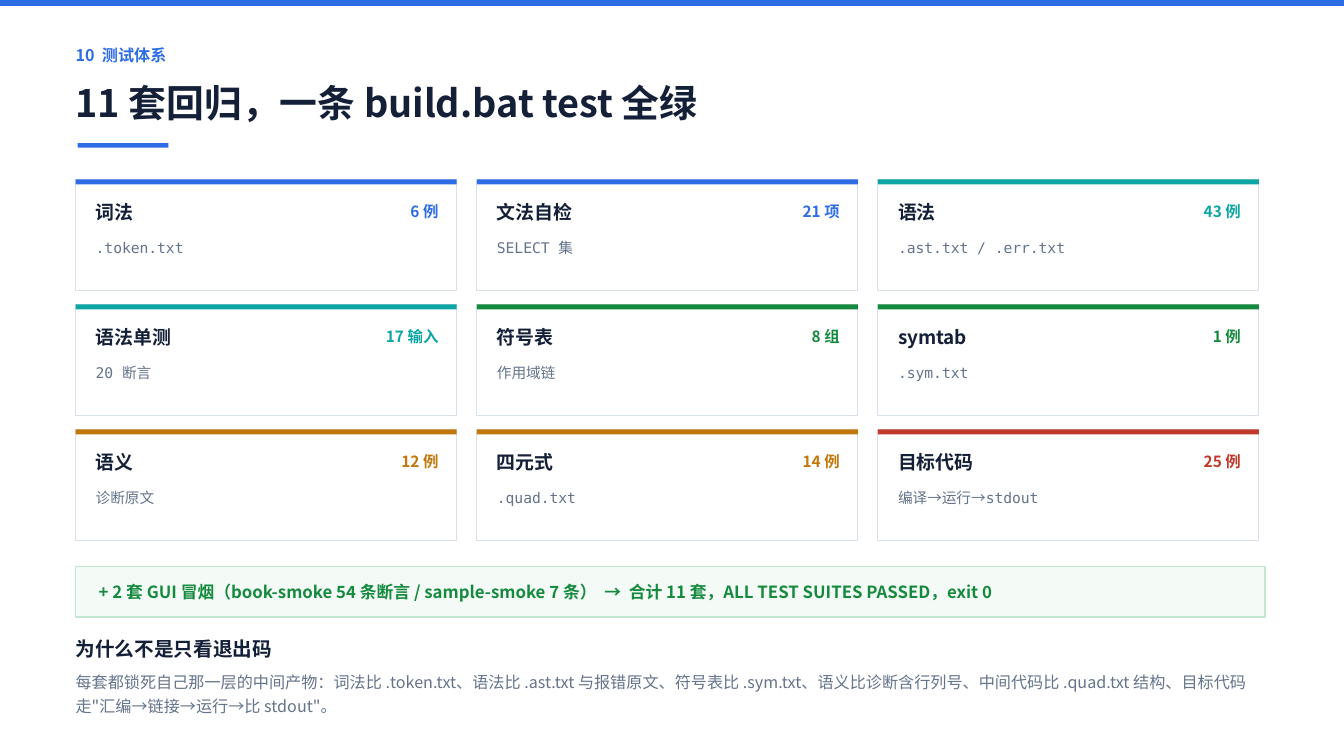
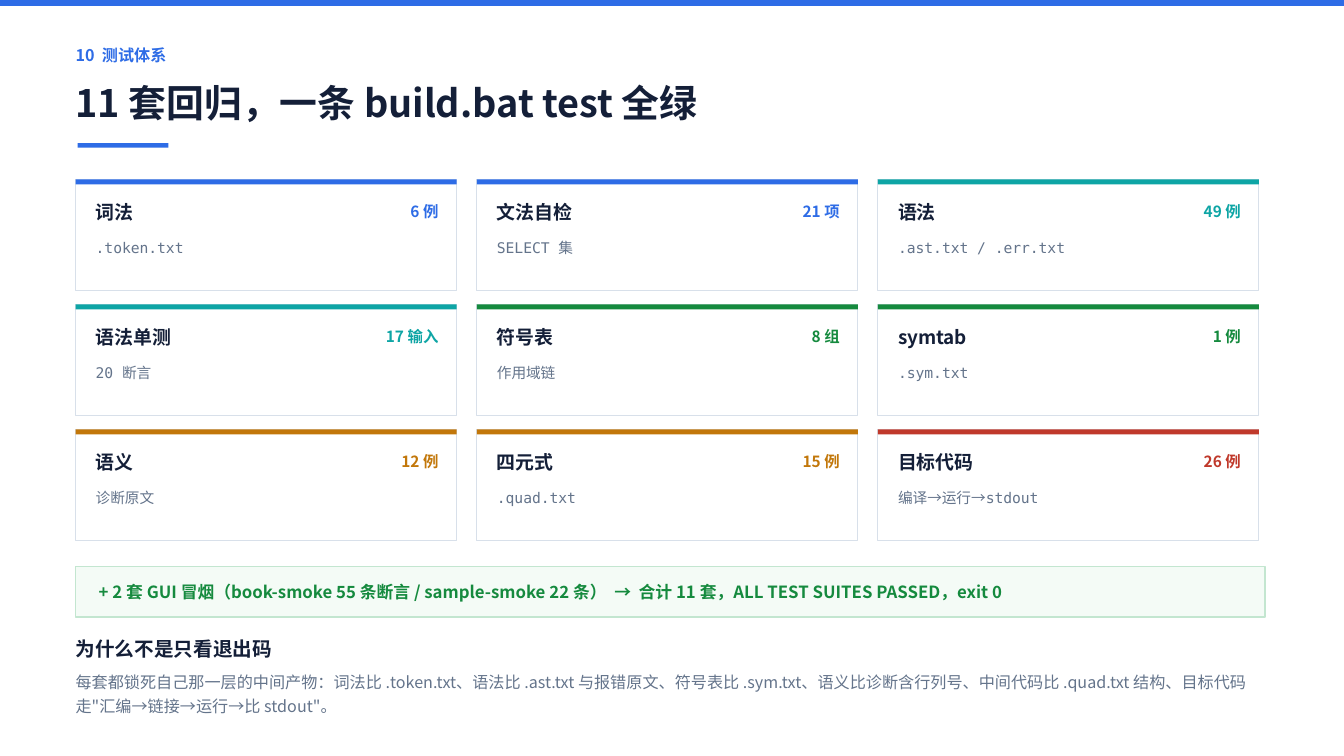
Before and after one commit to 9527-qincheng/MiniCCompiler, a slide deck: slide 11 of docs/MiniC编译器_答辩演示.pptx. Drawn at 1344x756 pixels with LibreOffice and Linux fonts; fonts in the diff are those of the drawing. Boxes give left, top, right and bottom in pixels: in the first picture for what was removed or moved away, otherwise in the second. Text is boxed around its words. In the diff, an @@ line names an element or a change of style, - is before the commit and + after.

Commit message:
docs: 同步测试用例计数与 PPT 口径（++/-- 之后）
回归用例数变化：parser 47 -> 49 例、quad 14 -> 15 例、codegen 25 -> 26 例，
tests/ 下 .mc 总数 103 -> 111；GUI 冒烟实测断言数 book-smoke 55 条、
sample-smoke 22 条（原写 54 / 7）。

同步到 README、项目总结、验收报告、plans/README、鲍方乐的计划，
并重建答辩 PPT：产生式 102 条、运算符编码 031~046、双字符表含 ++ --、
门禁描述改成「只有目标代码保持门禁」、封面色号 2026-10-27。

```diff
--- a/docs/MiniC编译器_答辩演示.pptx
+++ b/docs/MiniC编译器_答辩演示.pptx
@@ text at bbox=[1204, 202, 1240, 222]: text changed @@
-43 例
+49 例
@@ text at bbox=[803, 452, 839, 472]: text changed @@
-14 例
+15 例
@@ text at bbox=[1204, 454, 1240, 468]: text changed @@
-25 例
+26 例
@@ text at bbox=[112, 583, 1002, 602]: text changed @@
-+ 2 套 GUI 冒烟（book-smoke 54 条断言 / sample-smoke 7 条） → 合计 11 套，ALL TEST SUITES PASSED，exit 0
++ 2 套 GUI 冒烟（book-smoke 55 条断言 / sample-smoke 22 条） → 合计 11 套，ALL TEST SUITES PASSED，exit 0
```
Also in this commit, not shown: 5 other slides changed, 5 other files.
